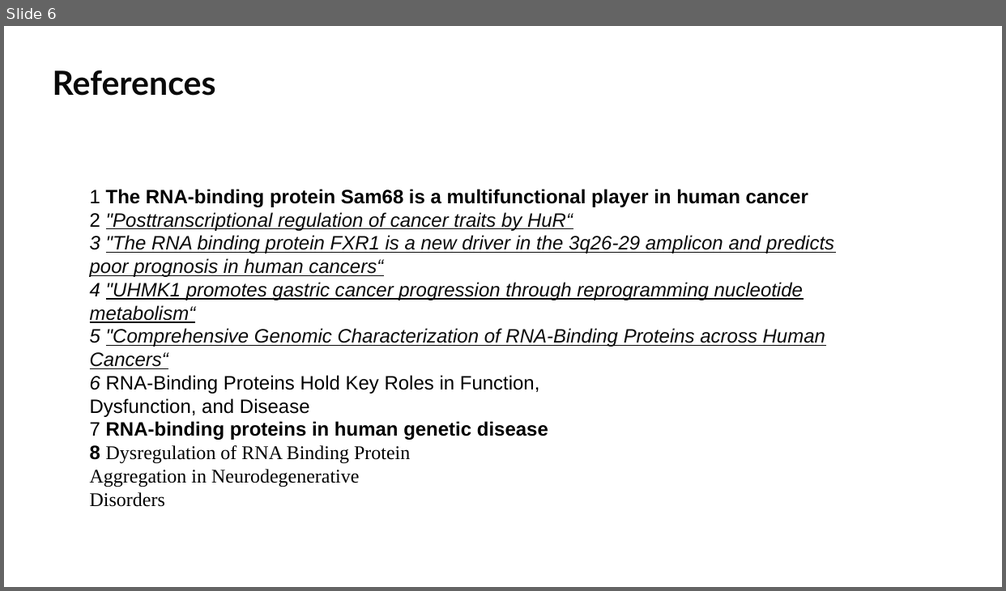
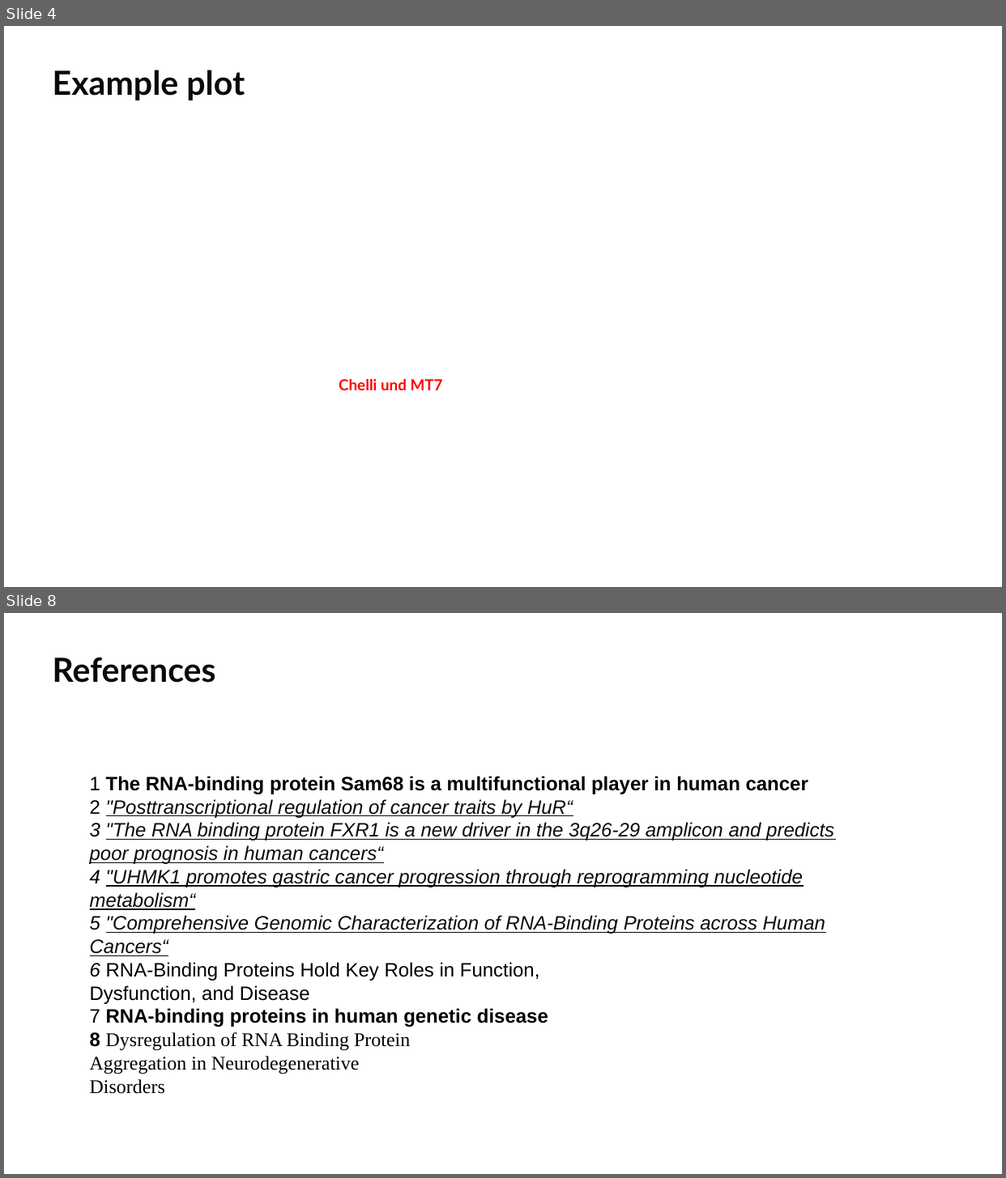
Before and after one commit to datascience-mobi-2022/2022-topic-03-team-02, a slide deck: projectproposal/PP.pptx. Shown one above the other, each under a label of ours: slide 6 before the commit, slides 4 and 8 after it; the slides between them are not shown. The pictures are 1006x591 and 1006x1178 pixels, drawn with LibreOffice and Linux fonts; fonts in the diff are those of the drawing. Boxes give left, top, right and bottom in pixels: in the first picture for what was removed or moved away, otherwise in the second. Text is boxed around its words. In the diff, an @@ line names an element or a change of style, - is before the commit and + after.

```diff
--- a/projectproposal/PP.pptx
+++ b/projectproposal/PP.pptx
@@ slide 4 added at <box>4,26,1002,587</box>, background #FFFFFF @@
@@ text added at <box>53,70,245,101</box>, 24 pt, text #0A0A0A, bold @@
+Example plot
@@ text added at <box>339,379,443,390</box>, 11 pt, text #FF0000, bold @@
+Chelli und MT7
@@ what was slide 6 is now slide 8 @@
```
Also in this commit, not shown: 5 slides changed, 1 other slide added.
